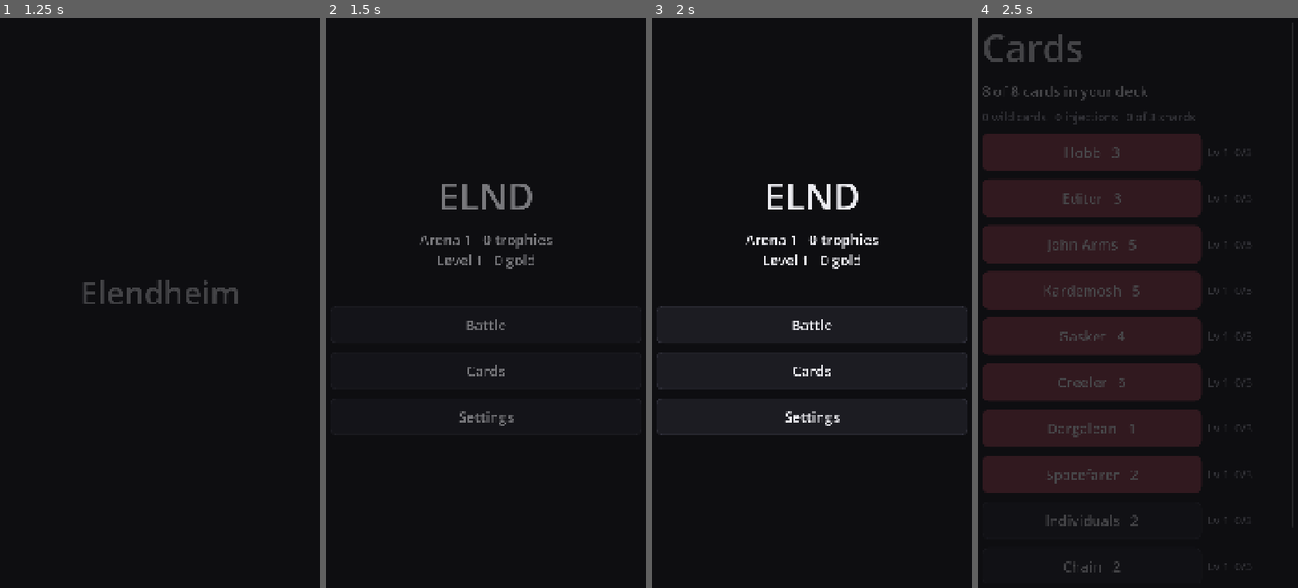
Above: before the commit, frames 1-4 (left to right).
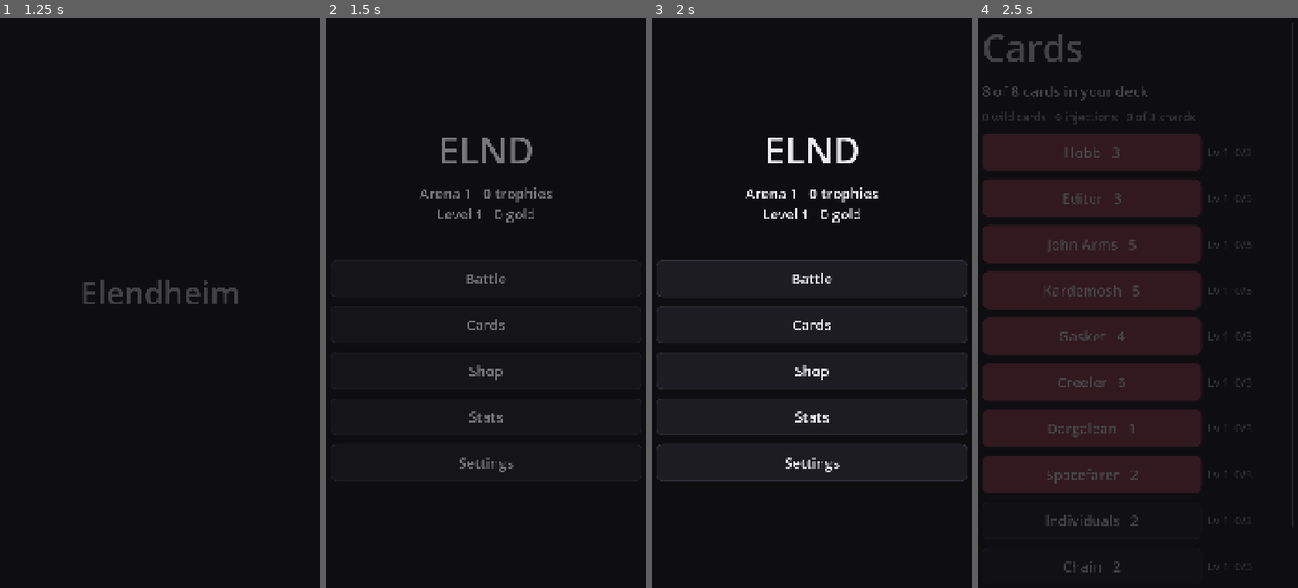
Above: after the commit, the same moments.

Repository: HenryElendheim/ELND
Game: Godot game, scene res://scenes/splash.tscn
Two runs of this game, one before a commit and one after it. Both use one fixed random seed, a clock stepped at 60 frames per second and the inputs below.
Inputs (mouse positions are in pixels of both pictures, inside the frame that each line leads up to):
- Up to frame 1 (1.25 s): tap Enter at 0.5 s; move the mouse to (236, 263) at 0.52 s; click (236, 263) at 0.67 s
- Up to frame 2 (1.5 s): drag from (415, 325) to (470, 417) at 1.27 s
- Up to frame 3 (2 s): no input
- Up to frame 4 (2.5 s): click "Cards" at 2 s

Frame 1 is identical in both runs. In frame 2, 2.7% of the frame differs, in the area x 29-71%, y 21-80%; in frame 3, 3.4%, in the area x 1-99%, y 21-82%; in frame 4, nothing differs.

Commit message:
Add stats screen and gold shop
Milestone 9. Stats tracks results overall, per mode and per difficulty,
highest trophies, longest win streak, three crown wins, play time, most
played card, win rate per card, favourite deck, chests opened by rarity,
legendary cards pulled and the best Defense wave. The Shop sells chests
for gold at the economy.json prices, which is the only thing gold buys.

Diff:
--- a/scenes/battle.gd
+++ b/scenes/battle.gd
@@ -123,6 +123,7 @@
 func _show_result() -> void:
 	_result_shown = true
 	Progress.record_match(sim.result)
+	Stats.record_match("battle", sim.result, sim.towers_lost(Unit.Team.ENEMY), sim.played_cards, BattleSim.starting_deck(), sim.time)
 	var titles := {"player": "Victory", "enemy": "Defeat", "draw": "Draw"}
 	var panel := PanelContainer.new()
 	panel.set_anchors_preset(PRESET_CENTER)
--- a/scenes/main_menu.gd
+++ b/scenes/main_menu.gd
@@ -5,6 +5,8 @@
 const CHEST_SCENE := "res://scenes/chest.tscn"
 const DECK_SCENE := "res://scenes/deck.tscn"
 const SETTINGS_SCENE := "res://scenes/settings_menu.tscn"
+const SHOP_SCENE := "res://scenes/shop.tscn"
+const STATS_SCENE := "res://scenes/stats.tscn"
 
 
 func build() -> void:
@@ -19,4 +21,6 @@
 	if waiting > 0:
 		add(Ui.button("Open chests (%d)" % waiting, func() -> void: Nav.go(CHEST_SCENE)))
 	add(Ui.button("Cards", func() -> void: Nav.go(DECK_SCENE)))
+	add(Ui.button("Shop", func() -> void: Nav.go(SHOP_SCENE)))
+	add(Ui.button("Stats", func() -> void: Nav.go(STATS_SCENE)))
 	add(Ui.button("Settings", func() -> void: Nav.go(SETTINGS_SCENE)))
--- /dev/null
+++ b/scenes/shop.gd
@@ -0,0 +1,33 @@
+extends Screen
+## The Shop. Gold is only ever spent here, on chests, and a bought chest waits with the others to be opened.
+
+const MENU_SCENE := "res://scenes/main_menu.tscn"
+const CHEST_SCENE := "res://scenes/chest.tscn"
+
+var _gold: Label
+
+
+func build() -> void:
+	add(Ui.label("Shop", "TitleLabel"))
+	_gold = add(Ui.label("", "HeadingLabel"))
+	var prices: Dictionary = Data.table("economy").shop_prices
+	for rarity in prices:
+		add(Ui.button("%s chest   %d gold" % [String(rarity).capitalize(), int(prices[rarity])], func() -> void: _buy(rarity)))
+	add(Ui.spacer(24))
+	add(Ui.button("Open chests", func() -> void: Nav.go(CHEST_SCENE)))
+	add(Ui.button("Back", go_back))
+	_show_gold()
+
+
+func _buy(rarity: String) -> void:
+	Nav.toast("%s chest bought" % rarity.capitalize() if Progress.buy_chest(rarity) else "Not enough gold")
+	_show_gold()
+
+
+func _show_gold() -> void:
+	_gold.text = "%d gold" % Progress.gold()
+
+
+func go_back() -> bool:
+	Nav.go(MENU_SCENE)
+	return true
--- /dev/null
+++ b/scenes/shop.tscn
@@ -0,0 +1,12 @@
+[gd_scene load_steps=2 format=3]
+
+[ext_resource type="Script" path="res://scenes/shop.gd" id="1"]
+
+[node name="Root" type="Control"]
+layout_mode = 3
+anchors_preset = 15
+anchor_right = 1.0
+anchor_bottom = 1.0
+grow_horizontal = 2
+grow_vertical = 2
+script = ExtResource("1")
--- /dev/null
+++ b/scenes/stats.gd
@@ -0,0 +1,75 @@
+extends Screen
+## The stats screen. Everything here is saved on the device and read from Stats.
+
+const MENU_SCENE := "res://scenes/main_menu.tscn"
+
+
+func build() -> void:
+	var s := Stats.all()
+	var cards: Dictionary = Data.table("cards").cards
+	add(Ui.label("Stats", "TitleLabel"))
+
+	_section("Results")
+	_line("Games", s.get("games", 0))
+	_results("All", s)
+	for mode in s.get("by_mode", {}):
+		_results(String(mode).capitalize(), s.by_mode[mode])
+	for difficulty in s.get("by_difficulty", {}):
+		_results("Bot " + String(difficulty), s.by_difficulty[difficulty])
+	_line("Longest win streak", s.get("best_streak", 0))
+	_line("Three crown wins", s.get("three_crowns", 0))
+	_line("Highest trophies", s.get("highest_trophies", Progress.trophies()))
+	var minutes := int(float(s.get("seconds", 0)) / 60.0)
+	add(Ui.label("Play time: %d h %d min" % [minutes / 60, minutes % 60]))
+
+	_section("Cards")
+	var plays: Dictionary = s.get("card_plays", {})
+	var favourite := Stats.top(plays)
+	if favourite != "":
+		add(Ui.label("Most played: %s (%d)" % [cards[favourite].name, int(plays[favourite])]))
+	var games: Dictionary = s.get("card_games", {})
+	var wins: Dictionary = s.get("card_wins", {})
+	for id in games:
+		if cards.has(id):
+			add(Ui.label("%s: %d%% wins in %d games" % [cards[id].name, roundi(100.0 * float(wins.get(id, 0)) / float(games[id])), int(games[id])], "MutedLabel"))
+	var deck := Stats.top(s.get("decks", {}))
+	if deck != "":
+		var names := PackedStringArray()
+		for id in deck.split(","):
+			if cards.has(id):
+				names.append(cards[id].name.trim_prefix("The "))
+		add(Ui.label("Favourite deck: " + ", ".join(names)))
+
+	_section("Chests")
+	for rarity in s.get("chests", {}):
+		_line(String(rarity).capitalize() + " chests", s.chests[rarity])
+	_line("Legendary cards pulled", s.get("legendaries_pulled", 0))
+
+	_section("Defense")
+	_line("Best wave", s.get("best_wave", 0))
+
+	add(Ui.spacer(24))
+	add(Ui.button("Back", go_back))
+
+
+func _section(title: String) -> void:
+	add(Ui.spacer(12))
+	add(Ui.label(title, "HeadingLabel"))
+
+
+func _line(text: String, value: Variant) -> void:
+	add(Ui.label("%s: %d" % [text, int(value)]))
+
+
+## Wins, losses and the win rate for one group of results.
+func _results(title: String, group: Dictionary) -> void:
+	var won := int(group.get("wins", 0))
+	var lost := int(group.get("losses", 0))
+	var drawn := int(group.get("draws", 0))
+	var played := maxi(won + lost + drawn, 1)
+	add(Ui.label("%s: %d won, %d lost, %d drawn, %d%% win rate" % [title, won, lost, drawn, roundi(100.0 * won / played)], "MutedLabel"))
+
+
+func go_back() -> bool:
+	Nav.go(MENU_SCENE)
+	return true
--- /dev/null
+++ b/scenes/stats.tscn
@@ -0,0 +1,12 @@
+[gd_scene load_steps=2 format=3]
+
+[ext_resource type="Script" path="res://scenes/stats.gd" id="1"]
+
+[node name="Root" type="Control"]
+layout_mode = 3
+anchors_preset = 15
+anchor_right = 1.0
+anchor_bottom = 1.0
+grow_horizontal = 2
+grow_vertical = 2
+script = ExtResource("1")
--- a/scripts/battle/battle_sim.gd
+++ b/scripts/battle/battle_sim.gd
@@ -15,6 +15,8 @@
 var result := ""
 ## Card levels for the player's cards, and one level for all of the bot's cards. Everything is level 1 until use_progress().
 var player_levels := {}
+## Every card the player has played this match, in order, which the stats screen counts.
+var played_cards := []
 var bot_level := 1
 
 var _battle := {}
@@ -109,6 +111,8 @@
 	if not can_place(team, at, is_spell_card(hand.cards[slot])) or not hand.can_afford(slot):
 		return false
 	var card_id := hand.play(slot)
+	if team == Unit.Team.PLAYER:
+		played_cards.append(card_id)
 	spawn(card_id, team, at, level_for(team, card_id), hand.played_evolved)
 	return true
 
--- a/scripts/progress.gd
+++ b/scripts/progress.gd
@@ -77,6 +77,16 @@
 	var average := float(total) / maxf(cards.size(), 1)
 	var share := clampf(float(trophies()) / float(_table("progression").road_top_trophies), 0.0, 1.0)
 	return maxi(roundi(lerpf(1.0, average, share)), 1)
+
+
+## Buys a chest from the Shop with gold. It returns false when there is not enough gold.
+static func buy_chest(rarity: String) -> bool:
+	var price := int(_table("economy").shop_prices[rarity])
+	if gold() < price:
+		return false
+	add_gold(-price)
+	queue_chest(rarity)
+	return true
 
 
 ## Records a finished match. A win gives trophies, XP and gold, and a loss takes trophies away.
@@ -139,6 +149,7 @@
 		return {}
 	var rarity: String = waiting.pop_front()
 	_write("chests_waiting", waiting)
+	var legendaries := 0
 	var chests: Dictionary = _table("chests")
 	var contents: Dictionary = chests.contents[rarity]
 	var count := roundi(float(contents.cards) * (1.0 + float(chests.arena_scaling) * (arena() - 1)))
@@ -151,6 +162,7 @@
 			options = pool.get("common", [])
 		var id: String = options[randi() % options.size()]
 		drops[id] = int(drops.get(id, 0)) + 1
+		legendaries += 1 if pool.get("legendary", []).has(id) else 0
 	var extras := []
 	for extra in contents.guaranteed:
 		for i in int(contents.guaranteed[extra]):
@@ -174,6 +186,7 @@
 	for line in extras:
 		if line != "":
 			opened.append({"text": line})
+	Stats.record_chest(rarity, legendaries)
 	return {"rarity": rarity, "cards": opened}
 
 
--- /dev/null
+++ b/scripts/stats.gd
@@ -0,0 +1,72 @@
+class_name Stats
+## Keeps the player's statistics in the save game: results per mode and per difficulty, trophies, streaks,
+## the cards that get played and how often they win, decks, chests, play time and the best Defense wave.
+
+
+static func all() -> Dictionary:
+	var value: Variant = Save.get_value("stats")
+	return value.duplicate(true) if value is Dictionary else {}
+
+
+static func _store(stats: Dictionary) -> void:
+	Save.set_value("stats", stats)
+
+
+## Adds one to a counter inside nested dictionaries, for example bump(stats, ["by_mode", "battle", "wins"]).
+static func bump(stats: Dictionary, path: Array, amount := 1.0) -> void:
+	var node := stats
+	for key in path.slice(0, -1):
+		node = node.get_or_add(key, {})
+	node[path[-1]] = float(node.get(path[-1], 0.0)) + amount
+
+
+## Records one finished match with everything the stats screen shows.
+static func record_match(mode: String, result: String, crowns: int, played: Array, deck: Array, seconds: float) -> void:
+	var stats := all()
+	var outcome: String = {"player": "wins", "enemy": "losses"}.get(result, "draws")
+	bump(stats, ["games"])
+	bump(stats, [outcome])
+	bump(stats, ["by_mode", mode, outcome])
+	bump(stats, ["by_difficulty", Settings.get_value("bot_difficulty"), outcome])
+	bump(stats, ["seconds"], seconds)
+	if result == "player":
+		bump(stats, ["streak"])
+		stats.best_streak = maxf(float(stats.get("best_streak", 0)), float(stats.streak))
+		if crowns >= 3:
+			bump(stats, ["three_crowns"])
+	else:
+		stats.streak = 0.0
+	stats.highest_trophies = maxf(float(stats.get("highest_trophies", 0)), float(Progress.trophies()))
+	var counted := {}
+	for id in played:
+		bump(stats, ["card_plays", id])
+		if not counted.has(id):
+			counted[id] = true
+			bump(stats, ["card_games", id])
+			if result == "player":
+				bump(stats, ["card_wins", id])
+	var deck_key := ",".join(PackedStringArray(deck.duplicate().map(func(id: Variant) -> String: return str(id))))
+	bump(stats, ["decks", deck_key])
+	_store(stats)
+
+
+static func record_chest(rarity: String, legendary_cards: int) -> void:
+	var stats := all()
+	bump(stats, ["chests", rarity])
+	bump(stats, ["legendaries_pulled"], legendary_cards)
+	_store(stats)
+
+
+static func record_wave(wave: int) -> void:
+	var stats := all()
+	stats.best_wave = maxf(float(stats.get("best_wave", 0)), float(wave))
+	_store(stats)
+
+
+## The key with the biggest number in a dictionary of counters, or an empty string when there are none.
+static func top(counters: Dictionary) -> String:
+	var best := ""
+	for key in counters:
+		if best == "" or float(counters[key]) > float(counters[best]):
+			best = key
+	return best
--- a/tests/smoke.gd
+++ b/tests/smoke.gd
@@ -13,7 +13,12 @@
 	broken += _check_progress()
 	# A waiting chest keeps the chest screen open instead of sending it back to the menu.
 	Progress.queue_chest("common")
-	for scene in ["splash", "main_menu", "settings_menu", "deck", "chest"]:
+	Stats.record_match("battle", "player", 3, ["hobb", "chain"], BattleSim.starting_deck(), 120.0)
+	Progress.add_gold(1000)
+	if not Progress.buy_chest("common"):
+		print("Broken file: buying a chest with enough gold failed")
+		broken += 1
+	for scene in ["splash", "main_menu", "settings_menu", "deck", "chest", "shop", "stats"]:
 		var screen: Node = load("res://scenes/%s.tscn" % scene).instantiate()
 		add_child(screen)
 		await get_tree().process_frame
